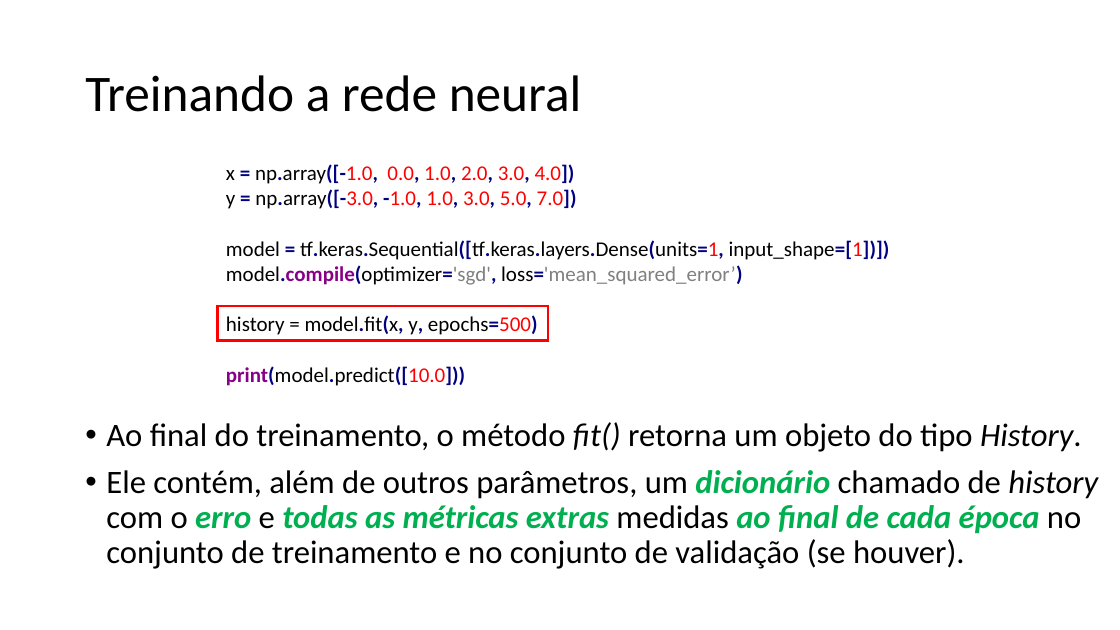
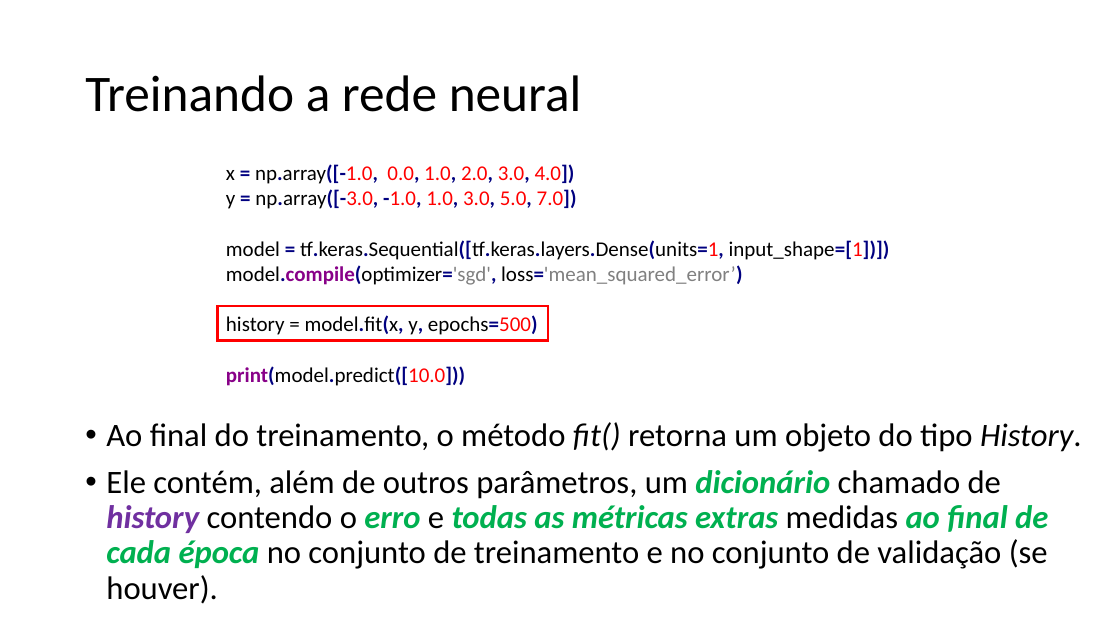
Before and after one commit to zz4fap/tp557-iot-ml, a slide deck: slide 26 of slides/TP557_7_Regressão_com_DNNs_parte_I.pptx. Drawn at 1120x630 pixels with LibreOffice and Linux fonts; fonts in the diff are those of the drawing. Boxes give left, top, right and bottom in pixels: in the first picture for what was removed or moved away, otherwise in the second. Text is boxed around its words. In the diff, an @@ line names an element or a change of style, - is before the commit and + after.

Commit message:
update of slides

```diff
--- a/slides/TP557_7_Regressão_com_DNNs_parte_I.pptx
+++ b/slides/TP557_7_Regressão_com_DNNs_parte_I.pptx
@@ text at <box>106,470,1048,604</box>: text changed @@
-• Ele contém, além de outros parâmetros, um dicionário chamado de history com o erro e todas as métricas extras medidas ao final de cada época no conjunto de treinamento e no conjunto de validação (se houver).
+• Ele contém, além de outros parâmetros, um dicionário chamado de history contendo o erro e todas as métricas extras medidas ao final de cada época no conjunto de treinamento e no conjunto de validação (se houver).
```
Also in this commit, not shown: 4 other slides changed, 2 other files.
